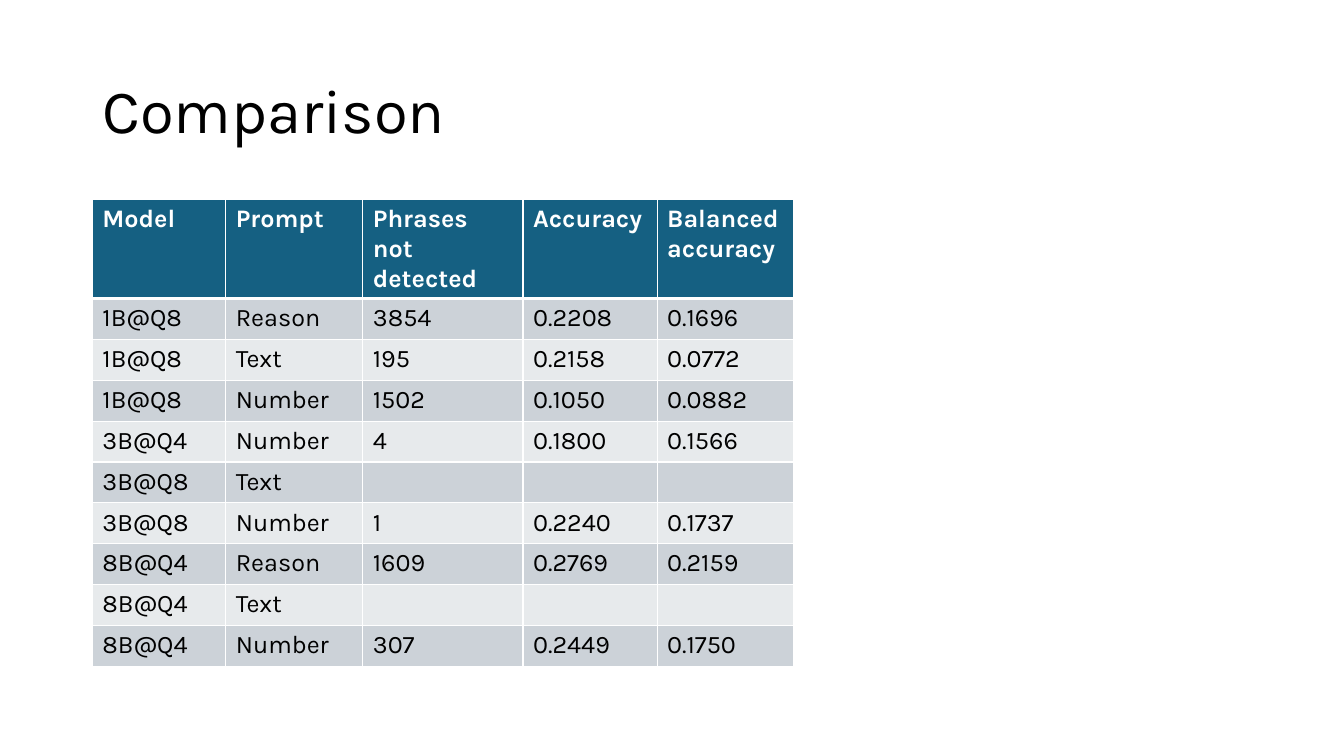
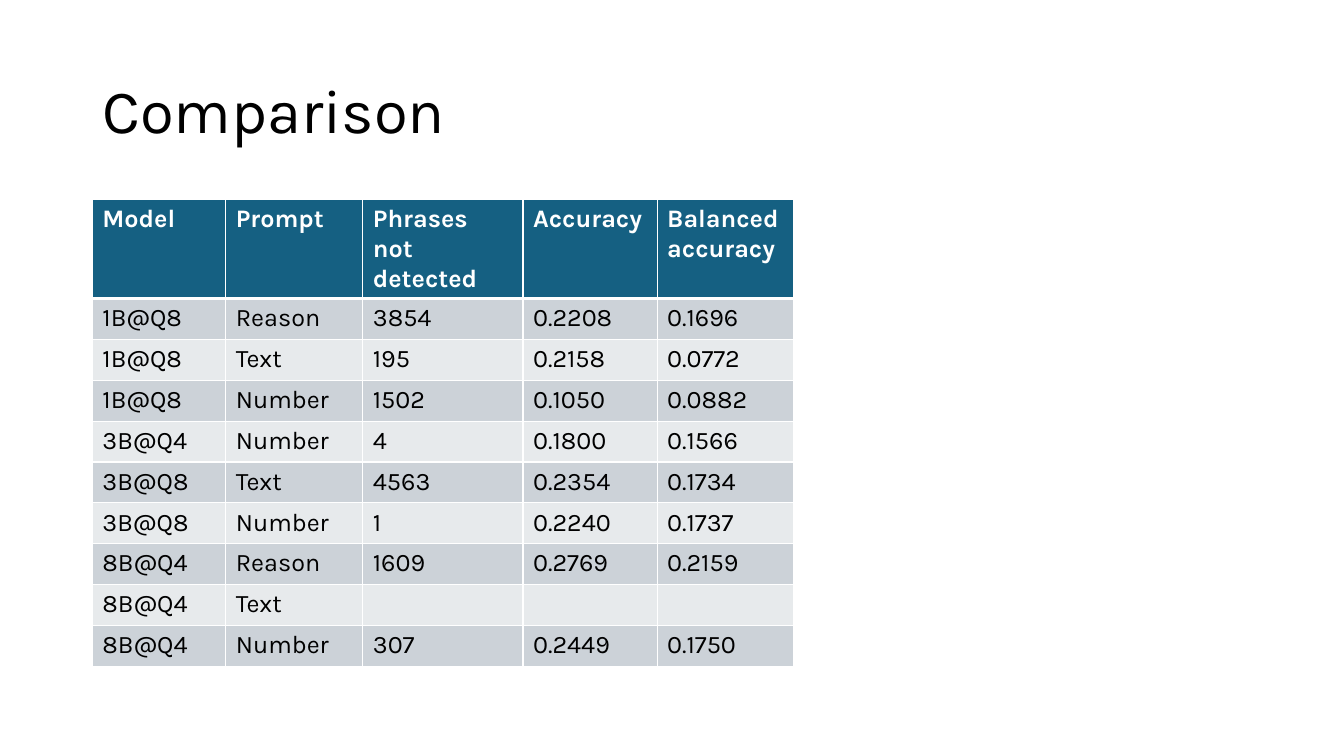
Before and after one commit to AthenaPnevmatikaki/llm_emotion_detection, a slide deck: slide 8 of Emotion detection results.pptx. Drawn at 1344x756 pixels with LibreOffice and Linux fonts; fonts in the diff are those of the drawing. Boxes give left, top, right and bottom in pixels: in the first picture for what was removed or moved away, otherwise in the second. Text is boxed around its words. In the diff, an @@ line names an element or a change of style, - is before the commit and + after.

```diff
--- a/Emotion detection results.pptx
+++ b/Emotion detection results.pptx
@@ table at (x1=93, y1=200, x2=793, y2=662) @@
-row 6: 3B@Q8 | Text |  |  | 
+row 6: 3B@Q8 | Text | 4563 | 0.2354 | 0.1734
```
Also in this commit, not shown: 8 other files.
